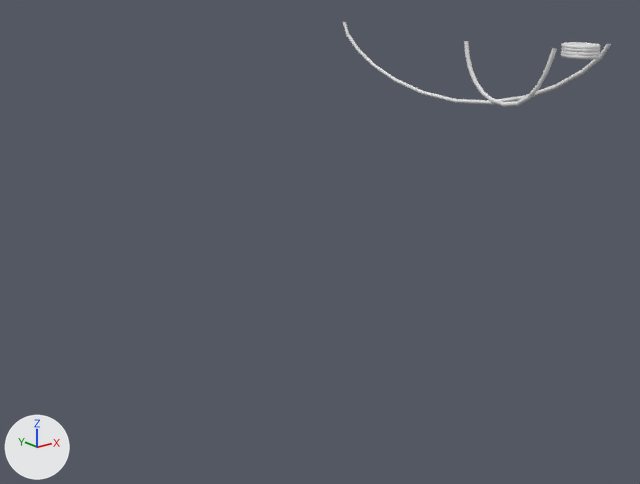
One commit to the FBX model Assets/General/Mesh/ropes_mesh/ropes.fbx: the scene before it, then after it.
Rendered twice from a camera (50 mm lens) standing at (-5.73, -12.15, 7.27) and looking at (3.68, -0.39, 2.56). The lights are fixed; the arrows at lower left show +X, +Y and +Z. The older version comes first. Where no turn or scale is listed for an object, it has been applied to the vertices.

In view in the first picture: 'knot', 'rope_long', 'rope_short'.
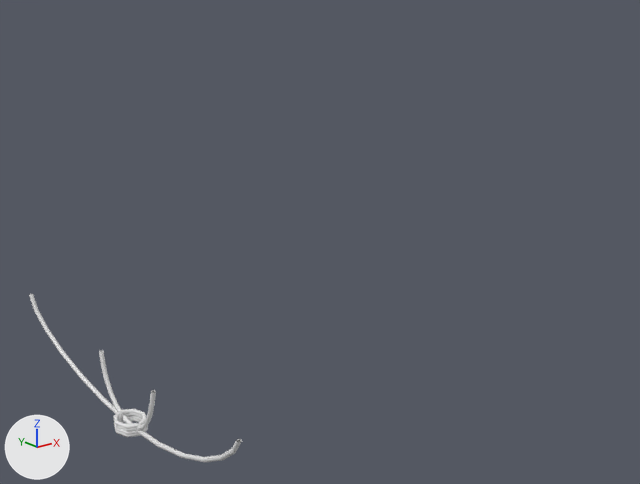
Patch to the scene script:
```diff
--- a/Assets/General/Mesh/ropes_mesh/ropes.fbx.py
+++ b/Assets/General/Mesh/ropes_mesh/ropes.fbx.py
@@ ob_rope_short @@
 ob_rope_short = bpy.data.objects.new('rope_short', me_béziercurve)
-ob_rope_short.location = (6.11, -2.35, 4.97)
+ob_rope_short.location = (0.0, 0.0, 0.0)
@@ ob_knot @@
 ob_knot = bpy.data.objects.new('knot', me_béziercircle)
-ob_knot.location = (6.44, -3.53, 5.89)
+ob_knot.location = (0.0, 0.0, 0.0)
@@ ob_rope_long @@
 ob_rope_long = bpy.data.objects.new('rope_long', me_béziercurve_001)
-ob_rope_long.location = (7.67, 0.2, 4.59)
+ob_rope_long.location = (0.0, 0.0, 0.0)
```

Boxes (x1, y1, x2, y2) around the edits, measured in the pictures (640 x 484 px):
'rope_long', moved
    before: (342, 22, 611, 105)
    after: (29, 294, 242, 462)
'rope_short', moved
    before: (464, 41, 557, 107)
    after: (99, 350, 156, 430)
'knot', moved
    before: (561, 42, 601, 59)
    after: (113, 409, 148, 437)
